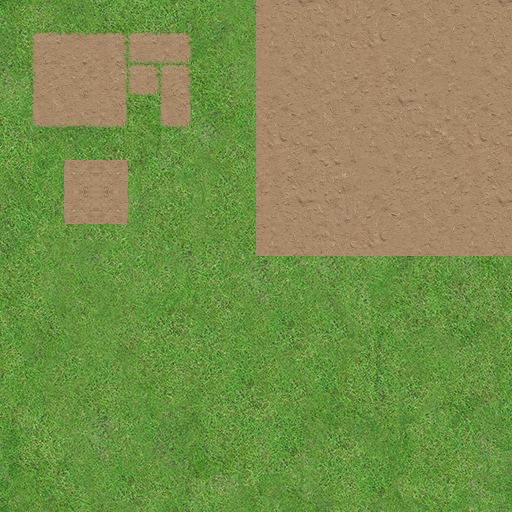
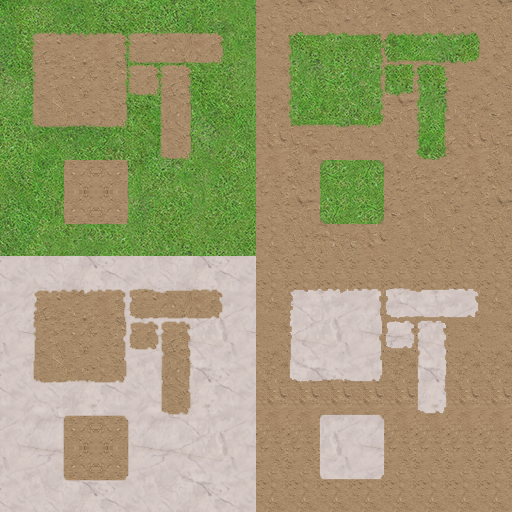
Before/after of a 512x512 layered artwork. What changed in the layer stack:
renamed "Layer 8 copy 3" to "Layer 20", painted on it over [0, 32, 512, 512]
removed layer "Layer 8 copy 2" over [0, 32, 512, 512]
